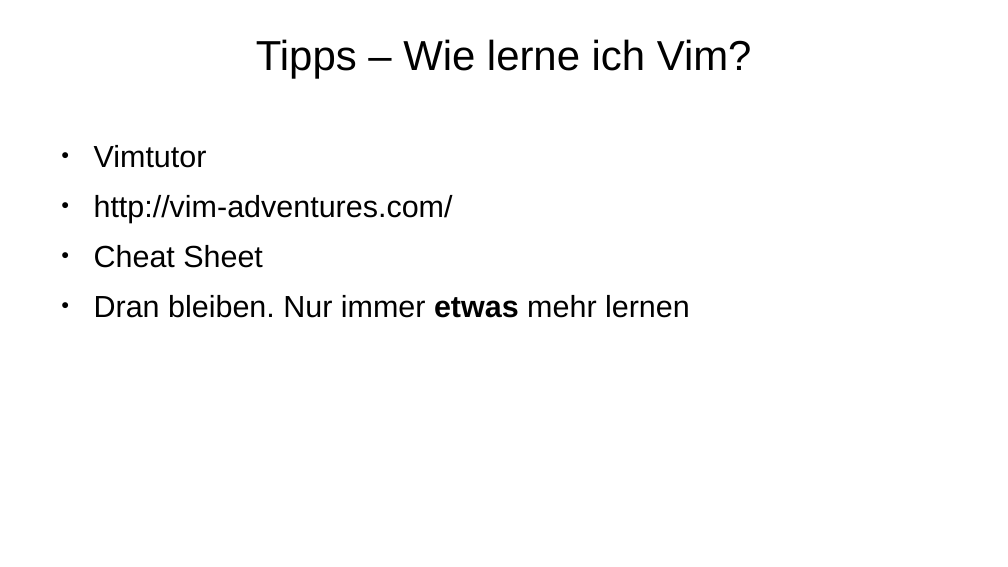
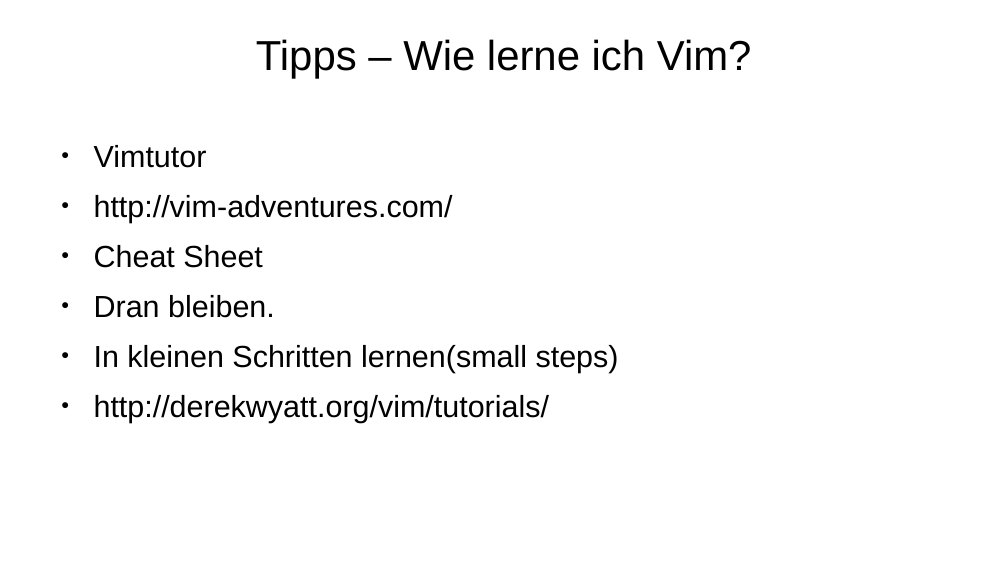
Before and after one commit to mbrinkme/nerditup, a slide deck: slide 26 of vim.odp (slide 14 before the commit). Drawn at 1008x567 pixels with LibreOffice and Linux fonts; fonts in the diff are those of the drawing; background and template pictures are left out. Boxes give left, top, right and bottom in pixels: in the first picture for what was removed or moved away, otherwise in the second. Text is boxed around its words. In the diff, an @@ line names an element or a change of style, - is before the commit and + after.

```diff
--- a/vim.odp
+++ b/vim.odp
@@ text at [94, 295, 619, 423]: text changed @@
-● Dran bleiben. Nur immer etwas mehr lernen
+● Dran bleiben.
+● In kleinen Schritten lernen(small steps)
+● http://derekwyatt.org/vim/tutorials/
```
Also in this commit, not shown: 9 other slides changed, 16 slides added, 1 slide removed.
